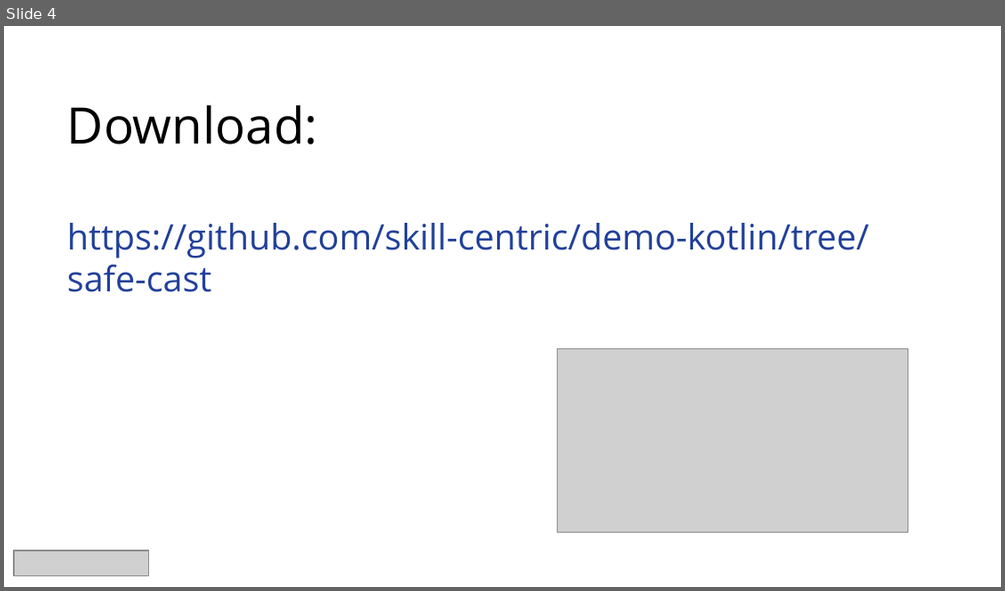
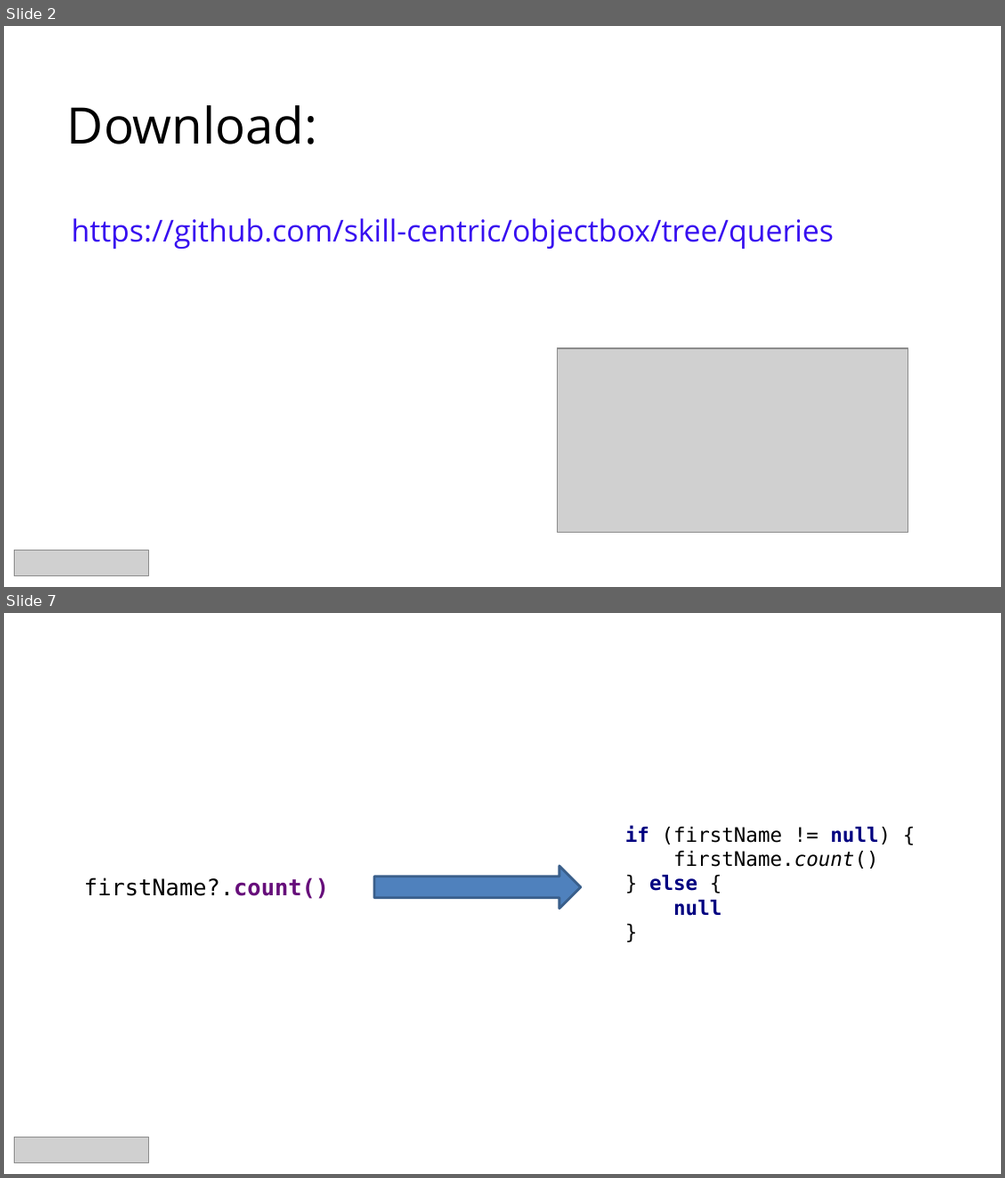
Before and after one commit to skill-centric/utils, a slide deck: src/main/resources/slide-template.pptx. Shown one above the other, each under a label of ours: slide 4 before the commit, slides 2 and 7 after it; the slides between them are not shown. The pictures are 1005x591 and 1005x1178 pixels, drawn with LibreOffice and Linux fonts; fonts in the diff are those of the drawing; grey boxes stand for pictures. Boxes give left, top, right and bottom in pixels: in the first picture for what was removed or moved away, otherwise in the second. Text is boxed around its words. In the diff, an @@ line names an element or a change of style, - is before the commit and + after.

```diff
--- a/src/main/resources/slide-template.pptx
+++ b/src/main/resources/slide-template.pptx
@@ slide 7 added at (4,613,1001,1174), background #FFFFFF @@
@@ text added at (625,826,890,916), 16 pt, text #000000 @@
+if (firstName != null) {
+firstName.count()
+} else {
+null
+}
@@ text added at (84,877,329,899), 18 pt, text #000000 @@
+firstName?.count()
@@ right arrow added at (374,866,580,908), fill #4F81BD, outline #3A5F8C 2 pt @@
@@ picture added at (14,1137,149,1163) @@
@@ what was slide 4 is now slide 2 @@
@@ slide 2 changed as well @@
@@ text at (72,218,833,248): text changed; size 28 to 24 pt; text colour #21409A to #370FF0 @@
-Download:
-https://github.com/skill-centric/demo-kotlin/tree/safe-cast
+https://github.com/skill-centric/objectbox/tree/queries
```
Also in this commit, not shown: 2 other slides changed, 10 other slides added, 1 slide removed.
